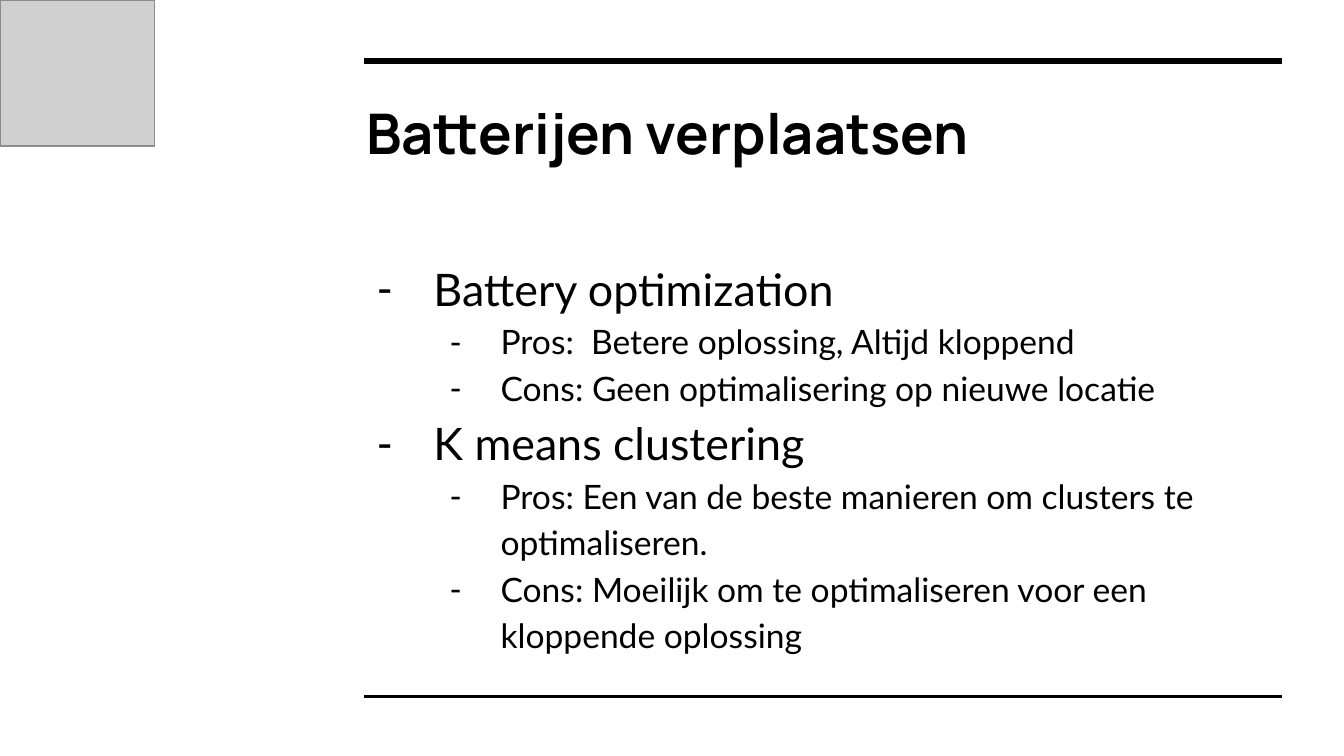
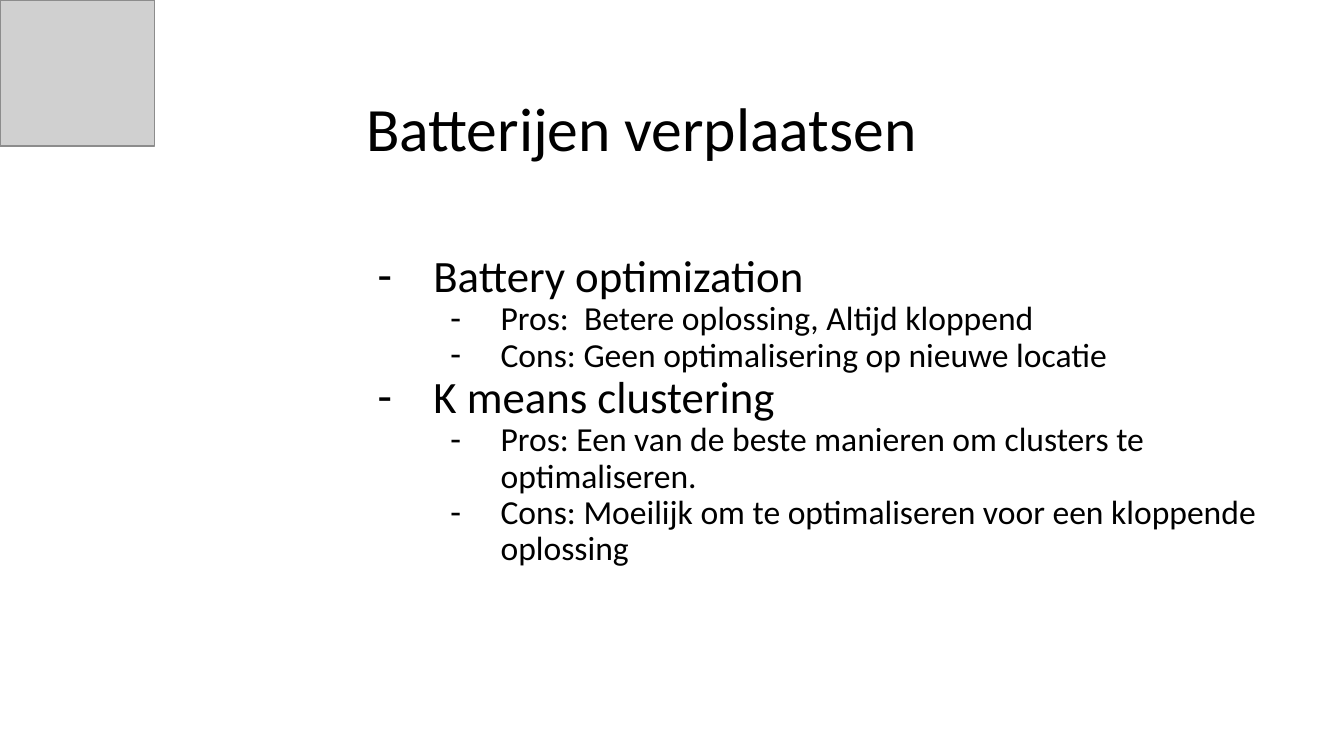
Before and after one commit to yoghurthoek/sunny_storage, a slide deck: slide 16 of Presentations/Presentatie 6 vrijdag 24 mei (eindpresentatie).pptx. Drawn at 1344x756 pixels with LibreOffice and Linux fonts; fonts in the diff are those of the drawing; grey boxes stand for pictures. Boxes give left, top, right and bottom in pixels: in the first picture for what was removed or moved away, otherwise in the second. Text is boxed around its words. In the diff, an @@ line names an element or a change of style, - is before the commit and + after.

Commit message:
presentation style

```diff
--- a/Presentations/Presentatie 6 vrijdag 24 mei (eindpresentatie).pptx
+++ b/Presentations/Presentatie 6 vrijdag 24 mei (eindpresentatie).pptx
@@ title "Batterijen verplaatsen" at (366, 108, 917, 162): size 30 to 33 pt, font Manrope to Calibri, bold off; line spacing 1 to 0.9 @@
@@ line removed from (364, 60) to (1282, 60) @@
@@ text "Battery optimization" at (433, 261, 1256, 566): font Lato to Calibri; line spacing 1.15 to 0.9 @@
@@ line removed from (364, 696) to (1282, 696) @@
```
Also in this commit, not shown: 18 other slides changed, 1 slide removed.
